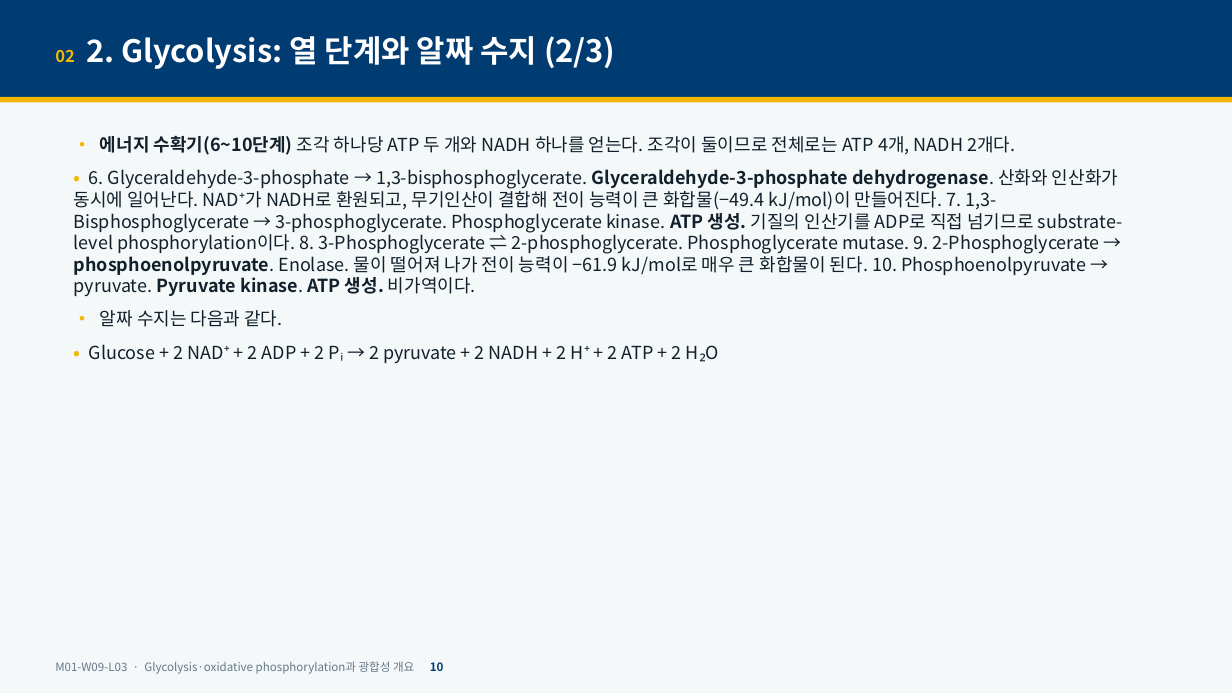
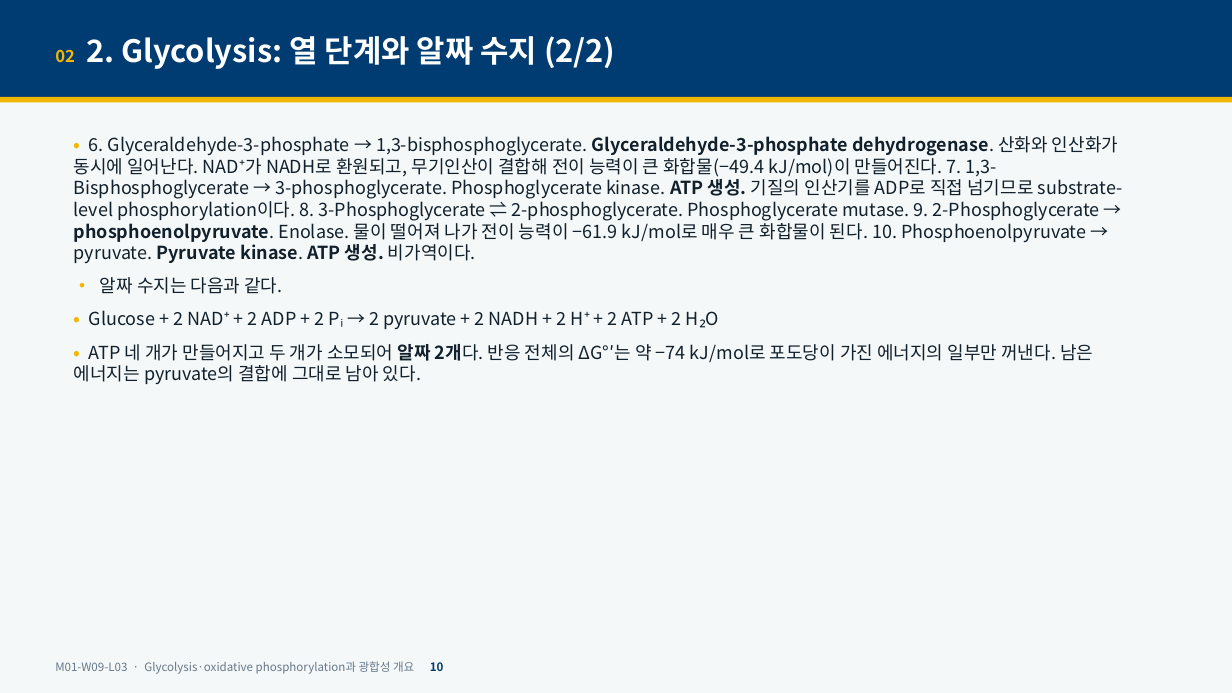
Before and after one commit to hoperiasd2/hoperiasd2.github.io, a slide deck: slide 10 of curriculum/M01/W09/L03/slides.pptx. Drawn at 1232x693 pixels with LibreOffice and Linux fonts; fonts in the diff are those of the drawing. Boxes give left, top, right and bottom in pixels: in the first picture for what was removed or moved away, otherwise in the second. Text is boxed around its words. In the diff, an @@ line names an element or a change of style, - is before the commit and + after.

```diff
--- a/curriculum/M01/W09/L03/slides.pptx
+++ b/curriculum/M01/W09/L03/slides.pptx
@@ text at [55, 36, 616, 69]: text changed @@
-02 2. Glycolysis: 열 단계와 알짜 수지 (2/3)
+02 2. Glycolysis: 열 단계와 알짜 수지 (2/2)
@@ text at [100, 136, 1015, 155]: paragraph removed @@
-• 에너지 수확기(6~10단계) 조각 하나당 ATP 두 개와 NADH 하나를 얻는다. 조각이 둘이므로 전체로는 ATP 4개, NADH 2개다.
@@ text at [74, 344, 1093, 384]: paragraph added @@
+• ATP 네 개가 만들어지고 두 개가 소모되어 알짜 2개다. 반응 전체의 ΔG°′는 약 −74 kJ/mol로 포도당이 가진 에너지의 일부만 꺼낸다. 남은 에너지는 pyruvate의 결합에 그대로 남아 있다.
```
Also in this commit, not shown: 45 other slides changed, 8 slides added, 5 other files.
